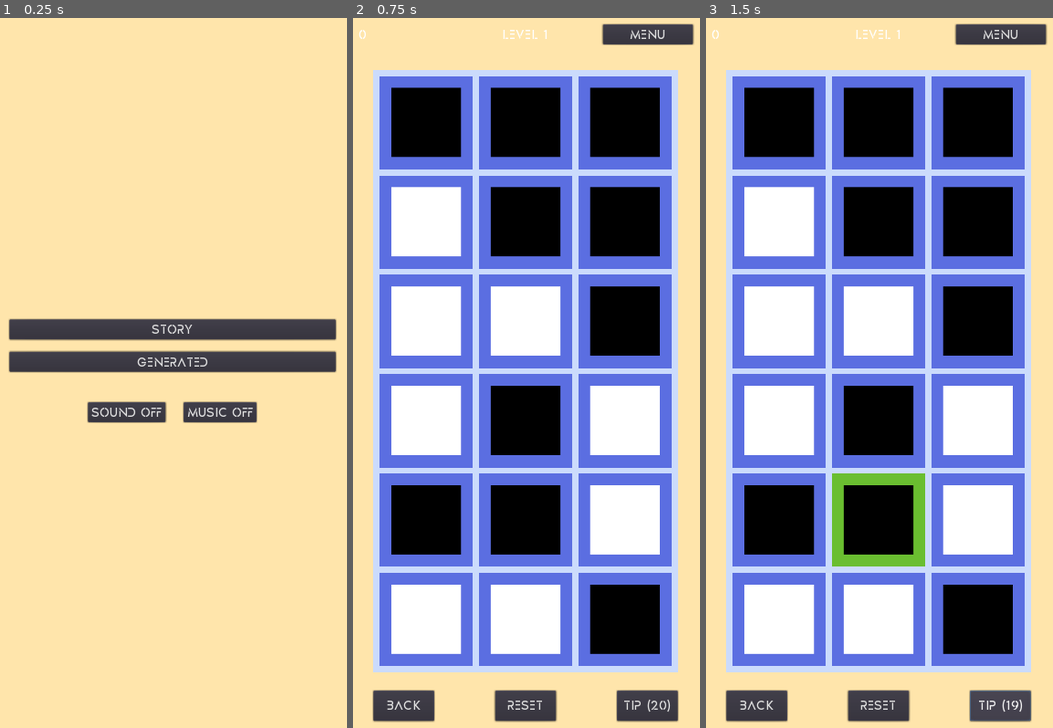
Above: before the commit, frames 1-3 (left to right).
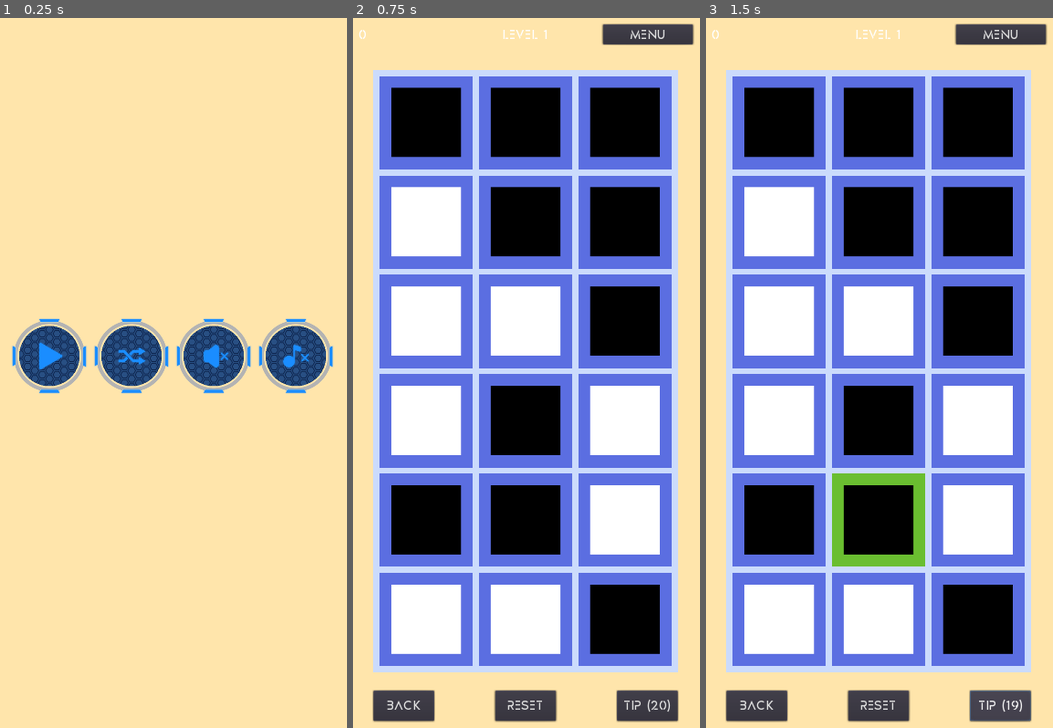
Above: after the commit, the same moments.

Repository: sisipun/SleepyCity
Game: Godot game, scene res://Game/Menu/MainMenu/MainMenu.tscn
The game is run twice, just before and just after one commit, with the same random seed, the same clock (stepped at 60 frames per second) and the same inputs.
Inputs (mouse positions are in pixels of both pictures, inside the frame that each line leads up to; where the layout moved, square brackets give the same spot in the first picture):
- Up to frame 1 (0.25 s): no input
- Up to frame 2 (0.75 s): click (484, 358) [526, 358] at 0.5 s
- Up to frame 3 (1.5 s): click "Tip (20)" at 1.25 s

The runs differ from the first frame. In frame 1, 9.8% of the frame differs, in the area x 2-98%, y 42-58%; in frame 2, nothing differs; in frame 3, nothing differs.

Commit message:
Main menu buttons

Diff:
--- /dev/null
+++ b/Game/Menu/Common/LinkTextureButton.gd
@@ -0,0 +1,7 @@
+extends Node
+
+export (String) var link_path
+
+
+func _on_pressed() -> void:
+	get_tree().change_scene(link_path)
--- /dev/null
+++ b/Game/Menu/Common/LinkTextureButton.tscn
@@ -0,0 +1,12 @@
+[gd_scene load_steps=2 format=2]
+
+[ext_resource path="res://Game/Menu/Common/LinkTextureButton.gd" type="Script" id=1]
+
+[node name="LinkTextureButton" type="TextureButton"]
+anchor_right = 1.0
+anchor_bottom = 1.0
+script = ExtResource( 1 )
+__meta__ = {
+"_edit_use_anchors_": false
+}
+[connection signal="pressed" from="." to="." method="_on_pressed"]
--- a/Game/Menu/MainMenu/MainMenu.tscn
+++ b/Game/Menu/MainMenu/MainMenu.tscn
@@ -1,8 +1,16 @@
-[gd_scene load_steps=4 format=2]
+[gd_scene load_steps=12 format=2]
 
-[ext_resource path="res://Game/Menu/Common/LinkButton.tscn" type="PackedScene" id=1]
+[ext_resource path="res://Assets/Menu/generated_button.png" type="Texture" id=1]
 [ext_resource path="res://Assets/Menu/background.png" type="Texture" id=2]
 [ext_resource path="res://Game/Menu/MainMenu/SoundButtons.gd" type="Script" id=3]
+[ext_resource path="res://Game/Menu/Common/LinkTextureButton.tscn" type="PackedScene" id=4]
+[ext_resource path="res://Assets/Menu/story_button.png" type="Texture" id=5]
+[ext_resource path="res://Assets/Menu/story_button_active.png" type="Texture" id=6]
+[ext_resource path="res://Assets/Menu/generated_button_active.png" type="Texture" id=7]
+[ext_resource path="res://Assets/Menu/music_button_active.png" type="Texture" id=8]
+[ext_resource path="res://Assets/Menu/music_button.png" type="Texture" id=9]
+[ext_resource path="res://Assets/Menu/sound_button_active.png" type="Texture" id=10]
+[ext_resource path="res://Assets/Menu/sound_button.png" type="Texture" id=11]
 
 [node name="MainMenu" type="Control"]
 anchor_right = 1.0
@@ -43,44 +51,67 @@
 "_edit_use_anchors_": false
 }
 
-[node name="StoryButton" parent="MenuMargin/Buttons" instance=ExtResource( 1 )]
-margin_top = 515.0
+[node name="MenuButtons" type="HBoxContainer" parent="MenuMargin/Buttons"]
+margin_top = 500.0
 margin_right = 536.0
-margin_bottom = 548.0
-text = "Story"
-link_path = "res://Game/Menu/ChoosePack/ChoosePack.tscn"
-
-[node name="GeneratedButton" parent="MenuMargin/Buttons" instance=ExtResource( 1 )]
-margin_top = 568.0
-margin_right = 536.0
-margin_bottom = 601.0
-text = "Generated"
-link_path = "res://Game/Level/Generated/GeneratedLevel.tscn"
-
-[node name="FooterButtonsMargin" type="MarginContainer" parent="MenuMargin/Buttons"]
-margin_top = 621.0
-margin_right = 536.0
-margin_bottom = 684.0
-custom_constants/margin_top = 30
-
-[node name="SoundButtons" type="HBoxContainer" parent="MenuMargin/Buttons/FooterButtonsMargin"]
-margin_top = 30.0
-margin_right = 536.0
-margin_bottom = 63.0
-custom_constants/separation = 30
+margin_bottom = 650.0
+rect_min_size = Vector2( 0, 150 )
 alignment = 1
 script = ExtResource( 3 )
 
-[node name="SoundButton" type="Button" parent="MenuMargin/Buttons/FooterButtonsMargin/SoundButtons"]
-margin_left = 128.0
-margin_right = 259.0
-margin_bottom = 33.0
-text = "Sound off"
+[node name="StoryButton" parent="MenuMargin/Buttons/MenuButtons" instance=ExtResource( 4 )]
+anchor_right = 0.0
+anchor_bottom = 0.0
+margin_right = 131.0
+margin_bottom = 150.0
+size_flags_horizontal = 3
+size_flags_vertical = 3
+texture_normal = ExtResource( 5 )
+texture_pressed = ExtResource( 6 )
+expand = true
+stretch_mode = 5
+link_path = "res://Game/Menu/ChoosePack/ChoosePack.tscn"
 
-[node name="MusicButton" type="Button" parent="MenuMargin/Buttons/FooterButtonsMargin/SoundButtons"]
-margin_left = 289.0
-margin_right = 408.0
-margin_bottom = 33.0
-text = "Music on"
-[connection signal="pressed" from="MenuMargin/Buttons/FooterButtonsMargin/SoundButtons/SoundButton" to="MenuMargin/Buttons/FooterButtonsMargin/SoundButtons" method="_on_sound_pressed"]
-[connection signal="pressed" from="MenuMargin/Buttons/FooterButtonsMargin/SoundButtons/MusicButton" to="MenuMargin/Buttons/FooterButtonsMargin/SoundButtons" method="_on_music_pressed"]
+[node name="GeneratedButton" parent="MenuMargin/Buttons/MenuButtons" instance=ExtResource( 4 )]
+anchor_right = 0.0
+anchor_bottom = 0.0
+margin_left = 135.0
+margin_right = 266.0
+margin_bottom = 150.0
+size_flags_horizontal = 3
+size_flags_vertical = 3
+texture_normal = ExtResource( 1 )
+texture_pressed = ExtResource( 7 )
+expand = true
+stretch_mode = 5
+link_path = "res://Game/Level/Generated/GeneratedLevel.tscn"
+
+[node name="SoundButton" type="TextureButton" parent="MenuMargin/Buttons/MenuButtons"]
+margin_left = 270.0
+margin_right = 401.0
+margin_bottom = 150.0
+size_flags_horizontal = 3
+size_flags_vertical = 3
+texture_normal = ExtResource( 11 )
+texture_pressed = ExtResource( 10 )
+expand = true
+stretch_mode = 5
+
+[node name="MusicButton" type="TextureButton" parent="MenuMargin/Buttons/MenuButtons"]
+margin_left = 405.0
+margin_right = 536.0
+margin_bottom = 150.0
+size_flags_horizontal = 3
+size_flags_vertical = 3
+texture_normal = ExtResource( 9 )
+texture_pressed = ExtResource( 8 )
+expand = true
+stretch_mode = 5
+
+[node name="FooterButtonsMargin" type="MarginContainer" parent="MenuMargin/Buttons"]
+margin_top = 670.0
+margin_right = 536.0
+margin_bottom = 700.0
+custom_constants/margin_top = 30
+[connection signal="pressed" from="MenuMargin/Buttons/MenuButtons/SoundButton" to="MenuMargin/Buttons/MenuButtons" method="_on_sound_pressed"]
+[connection signal="pressed" from="MenuMargin/Buttons/MenuButtons/MusicButton" to="MenuMargin/Buttons/MenuButtons" method="_on_music_pressed"]
--- a/Game/Menu/MainMenu/SoundButtons.gd
+++ b/Game/Menu/MainMenu/SoundButtons.gd
@@ -1,31 +1,31 @@
 extends HBoxContainer
 
 
-func _ready() -> void:
-	if Storage.has_sound():
-		$SoundButton.text = "Sound off"
-	else:
-		$SoundButton.text = "Sound on"
+#func _ready() -> void:
+	#if Storage.has_sound():
+		#$SoundButton.text = "Sound off"
+	#else:
+		#$SoundButton.text = "Sound on"
 
-	if Storage.has_music():
-		$MusicButton.text = "Music off"
-	else:
-		$MusicButton.text = "Music on"
+	#if Storage.has_music():
+		#$MusicButton.text = "Music off"
+	#else:
+		#$MusicButton.text = "Music on"
 
 
 func _on_sound_pressed() -> void:
 	if Storage.has_sound():
 		Storage.mute_sound()
-		$SoundButton.text = "Sound on"
+		#$SoundButton.text = "Sound on"
 	else:
 		Storage.unmute_sound()
-		$SoundButton.text = "Sound off"
+		#$SoundButton.text = "Sound off"
 
 
 func _on_music_pressed() -> void:
 	if Storage.has_music():
 		Storage.mute_music()
-		$MusicButton.text = "Music on"
+		#$MusicButton.text = "Music on"
 	else:
 		Storage.unmute_music()
-		$MusicButton.text = "Music off"
+		#$MusicButton.text = "Music off"
Binary file added: Assets/Menu/generated_button.png
Not shown, added: Assets/Menu/generated_button.png.import
Binary file added: Assets/Menu/generated_button_active.png
Not shown, added: Assets/Menu/generated_button_active.png.import
Binary file added: Assets/Menu/music_button.png
Not shown, added: Assets/Menu/music_button.png.import
Binary file added: Assets/Menu/music_button_active.png
Not shown, added: Assets/Menu/music_button_active.png.import
Binary file added: Assets/Menu/sound_button.png
Not shown, added: Assets/Menu/sound_button.png.import
Binary file added: Assets/Menu/sound_button_active.png
Not shown, added: Assets/Menu/sound_button_active.png.import
(and 4 more such lines)
